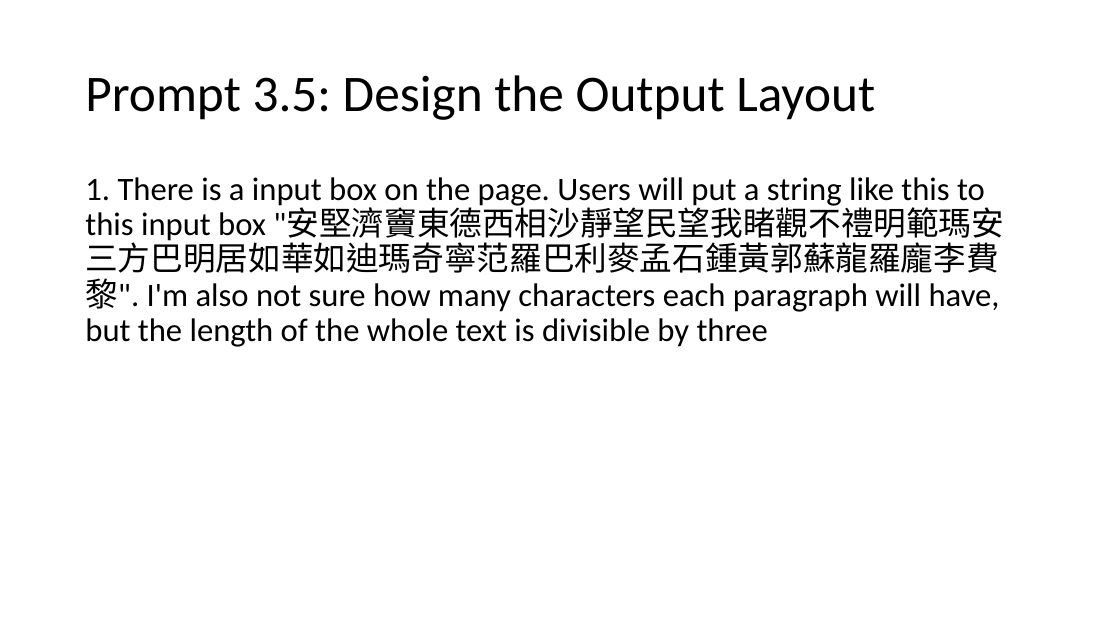
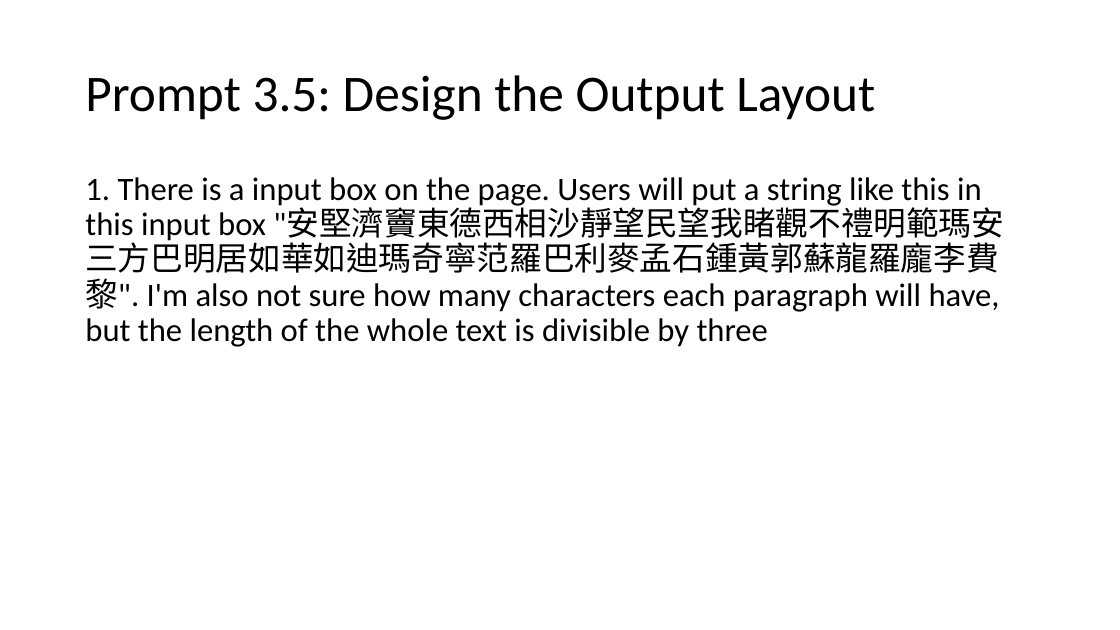
Before and after one commit to fccsdigitalchina/generative_ai_east_asian_studies, a slide deck: slide 22 of _slides/Generative AI for East Asian Studies_use cases.pptx. Drawn at 1120x630 pixels with LibreOffice and Linux fonts; fonts in the diff are those of the drawing. Boxes give left, top, right and bottom in pixels: in the first picture for what was removed or moved away, otherwise in the second. Text is boxed around its words. In the diff, an @@ line names an element or a change of style, - is before the commit and + after.

```diff
--- a/_slides/Generative AI for East Asian Studies_use cases.pptx
+++ b/_slides/Generative AI for East Asian Studies_use cases.pptx
@@ text at bbox=[85, 177, 1004, 347]: text changed @@
-1. There is a input box on the page. Users will put a string like this to this input box "安堅濟竇東德西相沙靜望民望我睹觀不禮明範瑪安三方巴明居如華如迪瑪奇寧范羅巴利麥孟石鍾黃郭蘇龍羅龐李費黎". I'm also not sure how many characters each paragraph will have, but the length of the whole text is divisible by three
+1. There is a input box on the page. Users will put a string like this in this input box "安堅濟竇東德西相沙靜望民望我睹觀不禮明範瑪安三方巴明居如華如迪瑪奇寧范羅巴利麥孟石鍾黃郭蘇龍羅龐李費黎". I'm also not sure how many characters each paragraph will have, but the length of the whole text is divisible by three
```
Also in this commit, not shown: 11 other slides changed, 6 slides removed.
